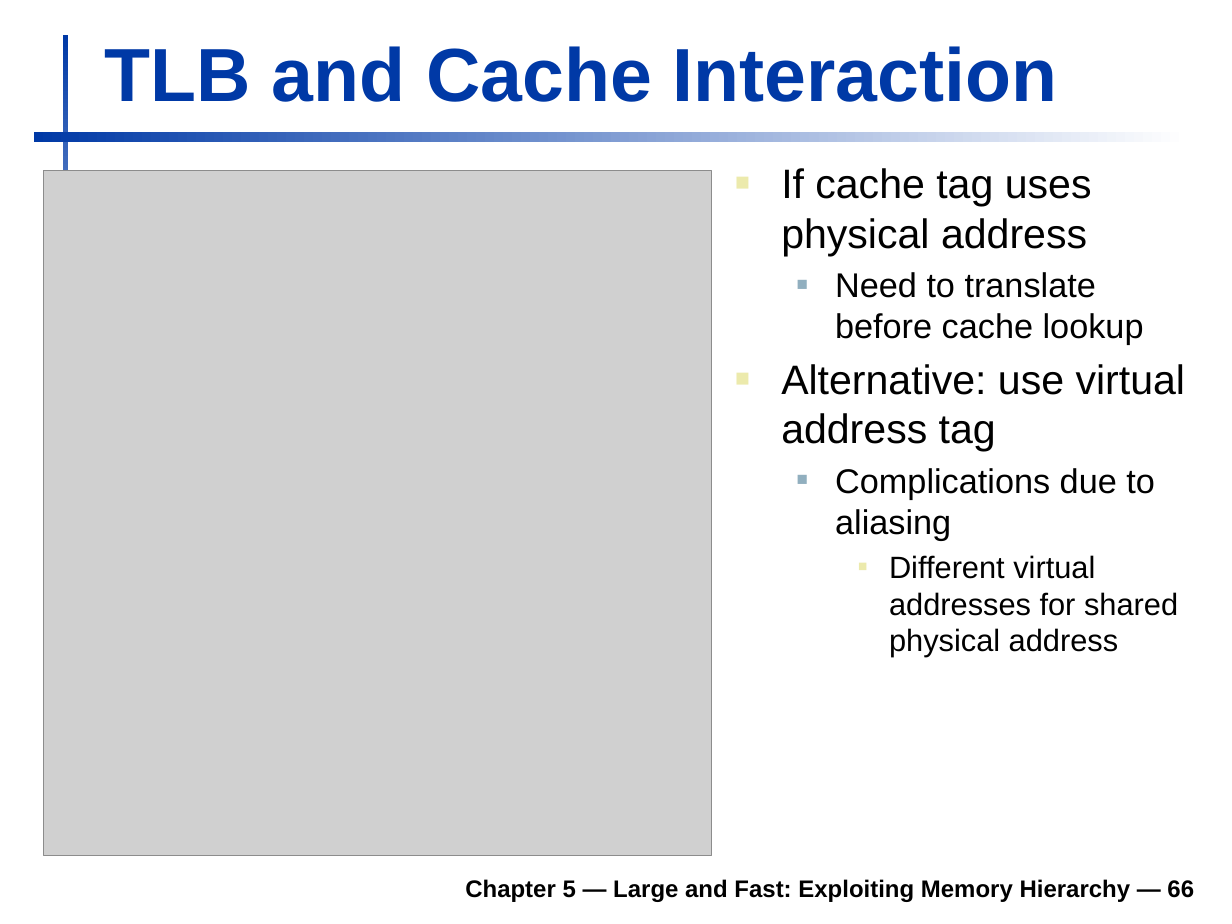
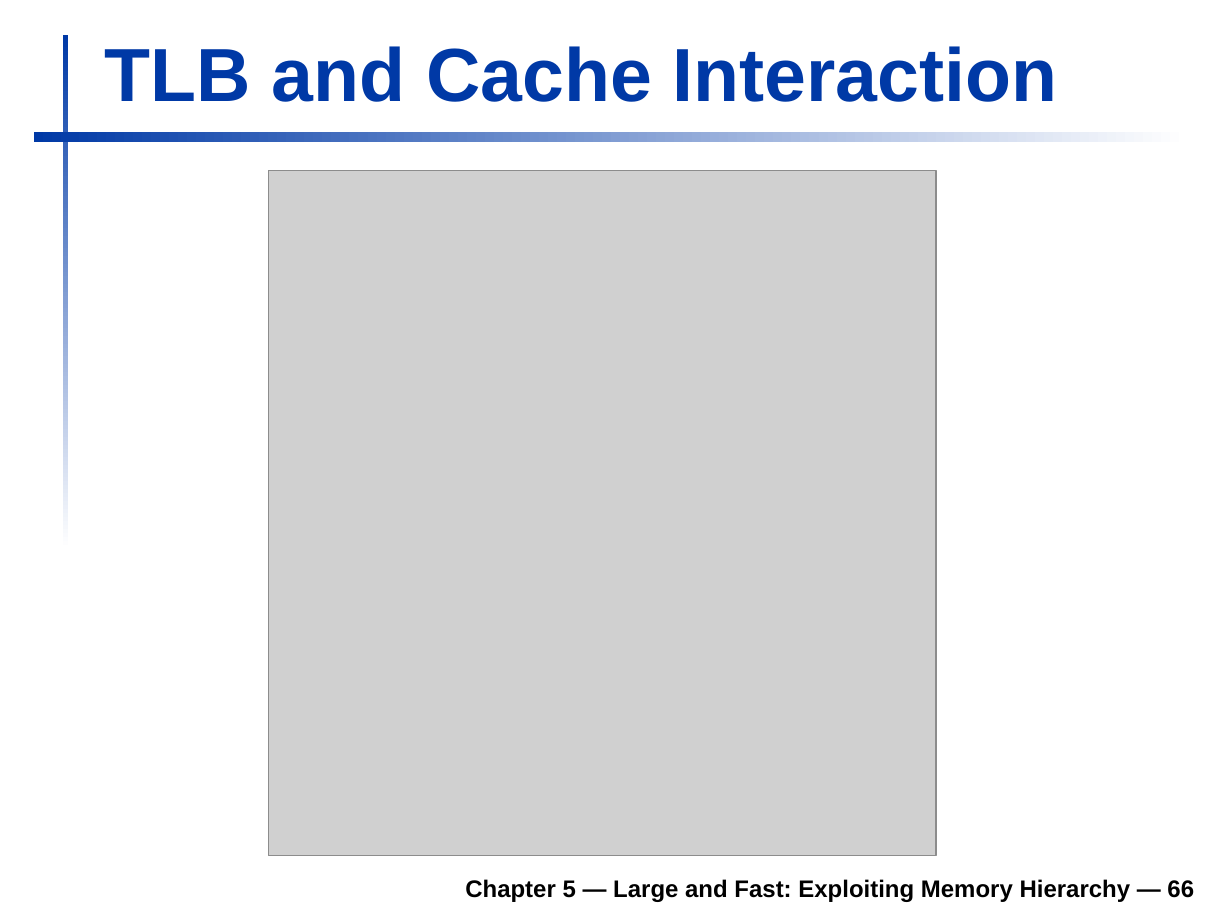
Before and after one commit to rifatshahriyar/rifatshahriyar.github.io, a slide deck: slide 66 of files/CSE305/CSE305_Chapter_5.pptx. Drawn at 1232x924 pixels with LibreOffice and Linux fonts; fonts in the diff are those of the drawing; grey boxes stand for pictures; background and template pictures are left out. Boxes give left, top, right and bottom in pixels: in the first picture for what was removed or moved away, otherwise in the second. Text is boxed around its words. In the diff, an @@ line names an element or a change of style, - is before the commit and + after.

```diff
--- a/files/CSE305/CSE305_Chapter_5.pptx
+++ b/files/CSE305/CSE305_Chapter_5.pptx
@@ picture: place and size @@
-picture at [43, 171, 711, 856]
+picture at [269, 171, 936, 856]
@@ text removed at [781, 168, 1186, 657] @@
-■ If cache tag uses physical address
-  ■ Need to translate before cache lookup
-■ Alternative: use virtual address tag
-  ■ Complications due to aliasing
-    ■ Different virtual addresses for shared physical address
```
Also in this commit, not shown: 1 other slide changed, 1 slide added, 9 slides removed, 2 other files.
